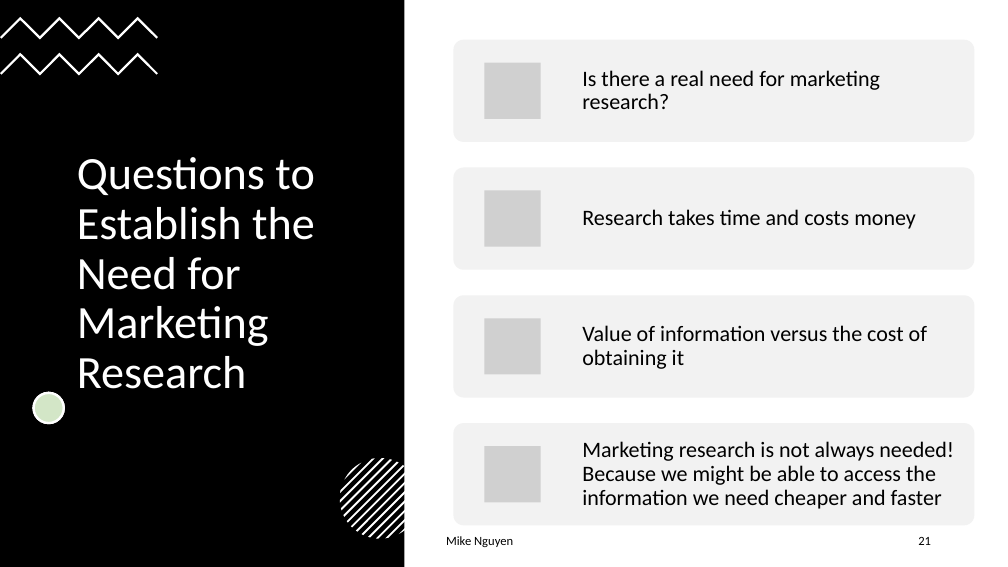
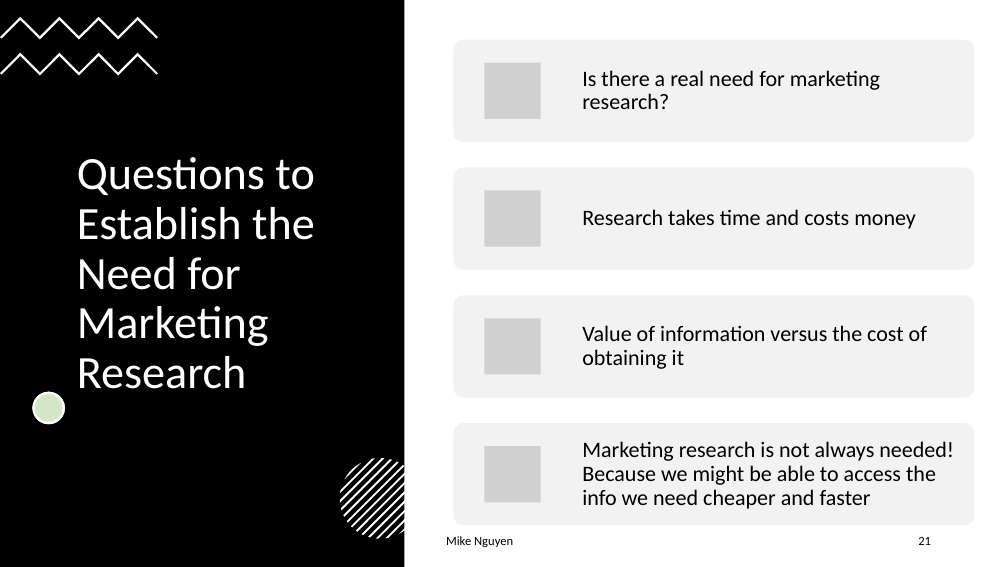
Before and after one commit to mikenguyen13/mar4050, a slide deck: slide 21 of lectures/1/2_Marketing Research Process.pptx. Drawn at 1008x567 pixels with LibreOffice and Linux fonts; fonts in the diff are those of the drawing; grey boxes stand for pictures. Boxes give left, top, right and bottom in pixels: in the first picture for what was removed or moved away, otherwise in the second. Text is boxed around its words. In the diff, an @@ line names an element or a change of style, - is before the commit and + after.

```diff
--- a/lectures/1/2_Marketing Research Process.pptx
+++ b/lectures/1/2_Marketing Research Process.pptx
@@ text at bbox=[582, 441, 954, 509]: text changed @@
-Marketing research is not always needed! Because we might be able to access the information we need cheaper and faster
+Marketing research is not always needed! Because we might be able to access the info we need cheaper and faster
```
Also in this commit, not shown: 10 other slides changed, 3 slides added, 2 slides removed, 3 other files.
